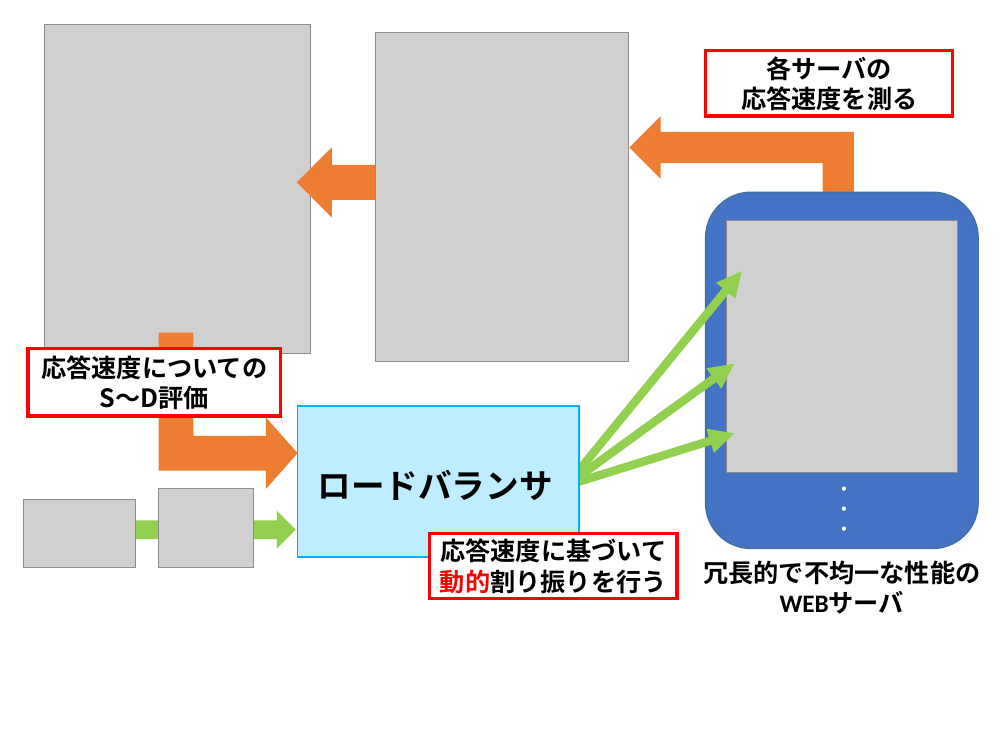
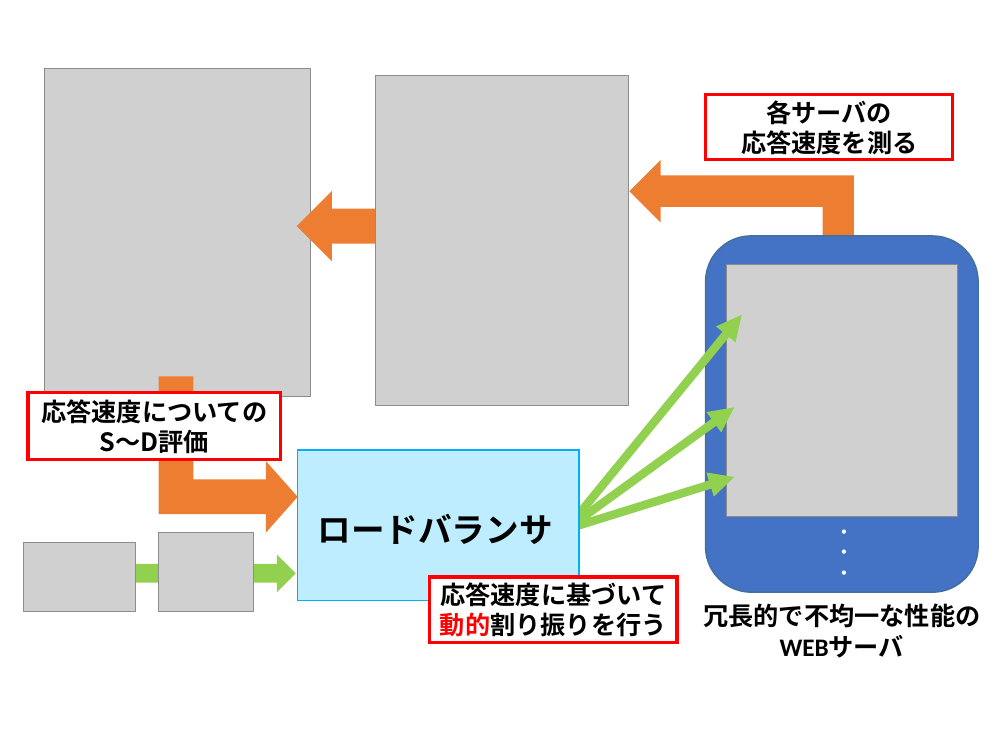
Before and after one commit to kait-takanolab/1821086_matsuo_thesis, a slide deck: slide 21 of meeting/1821086_matsuo_Chart.pptx (slide 17 before the commit). Drawn at 1008x756 pixels with LibreOffice and Linux fonts; fonts in the diff are those of the drawing; grey boxes stand for pictures. Boxes give left, top, right and bottom in pixels: in the first picture for what was removed or moved away, otherwise in the second. Text is boxed around its words. In the diff, an @@ line names an element or a change of style, - is before the commit and + after.

```diff
--- a/meeting/1821086_matsuo_Chart.pptx
+++ b/meeting/1821086_matsuo_Chart.pptx
@@ 5 pictures, 4 rectangles, 3 texts, 3 arrows, 2 right arrows, 2 bent up arrows, 1 rounded rectangle: place and size @@
-5 pictures, 4 rectangles, 3 texts, 3 arrows, 2 right arrows, 2 bent up arrows, 1 rounded rectangle at box(23, 24, 980, 614)
+5 pictures, 4 rectangles, 3 texts, 3 arrows, 2 right arrows, 2 bent up arrows, 1 rounded rectangle at box(23, 69, 980, 658)
```
Also in this commit, not shown: 4 slides added, 17 other files.
